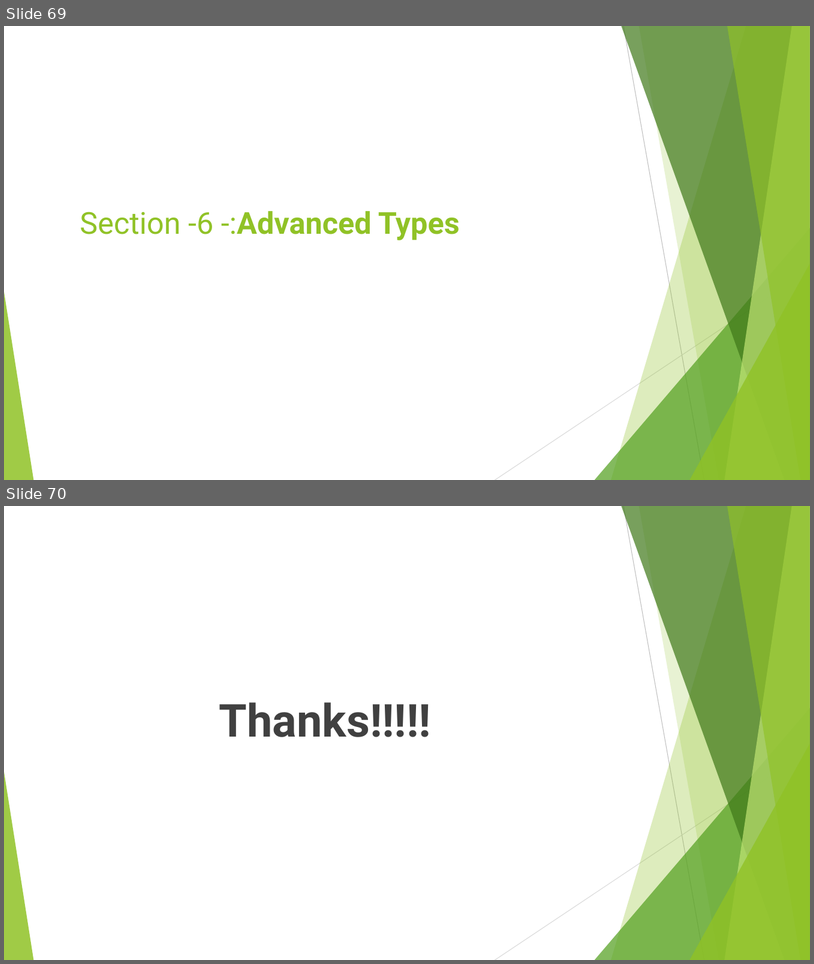
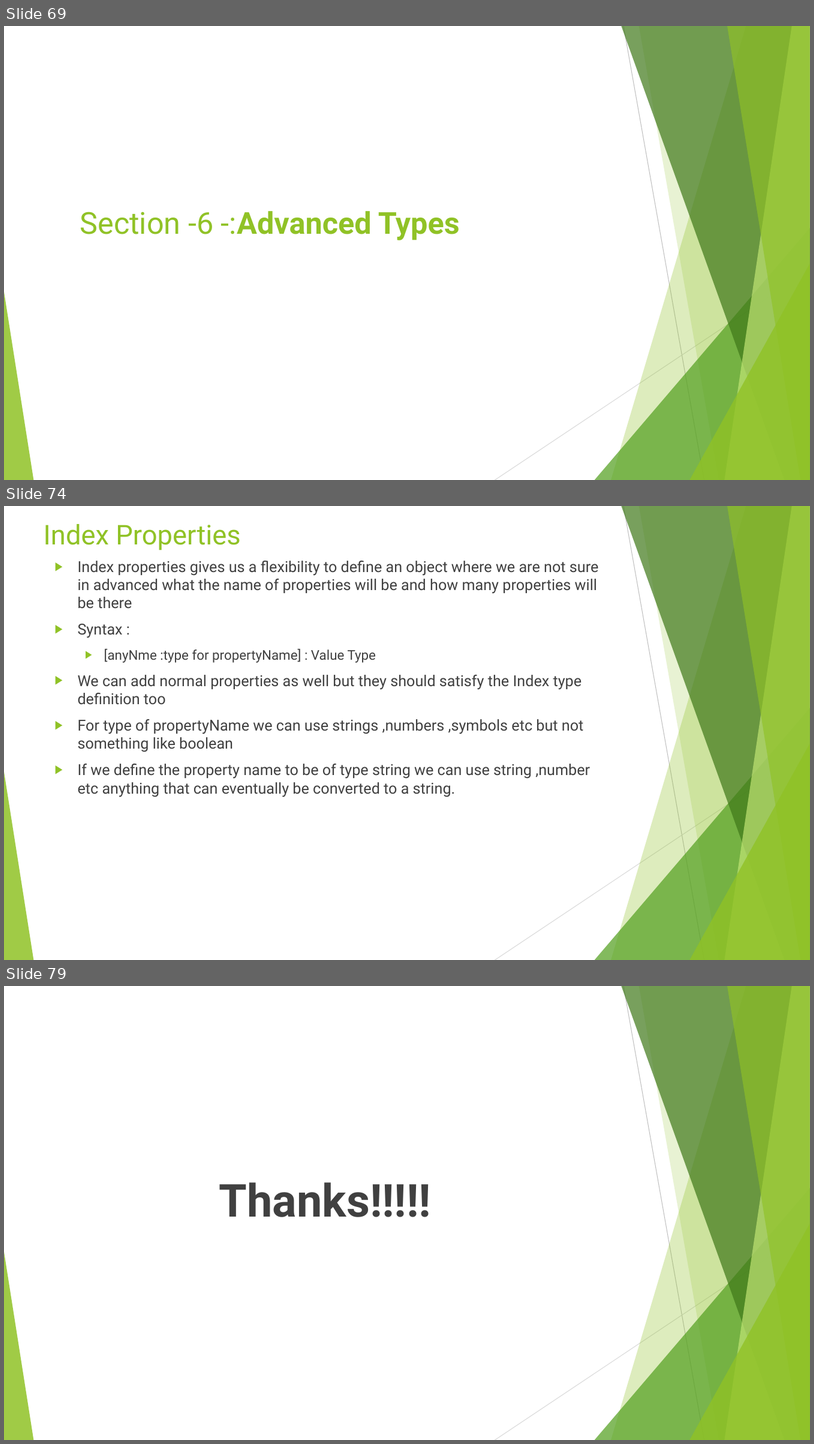
Before and after one commit to rudhrainfogain/TypeScript, a slide deck: PPT/TypeScriptv6.pptx. Shown one above the other, each under a label of ours: slides 69 and 70 before the commit, slides 69, 74 and 79 after it; the slides between them are not shown. The pictures are 814x964 and 814x1444 pixels, drawn with LibreOffice and Linux fonts; fonts in the diff are those of the drawing. Boxes give left, top, right and bottom in pixels: in the first picture for what was removed or moved away, otherwise in the second. Text is boxed around its words. In the diff, an @@ line names an element or a change of style, - is before the commit and + after.

Commit message:
AdvancedTypes Complete Code

```diff
--- a/PPT/TypeScriptv6.pptx
+++ b/PPT/TypeScriptv6.pptx
@@ slide 74 added at box(4, 506, 810, 960), background #FFFFFF; not listed: 10 template elements that a slide beside it also shows @@
@@ title added at box(44, 524, 241, 550), 32.4 pt, text #90C226 @@
+Index Properties
@@ text added at box(78, 561, 599, 797), 18 pt, text #404040 @@
+▶ Index properties gives us a flexibility to define an object where we are not sure in advanced what the name of properties will be and how many properties will be there
+▶ Syntax :
+  ▶ [anyNme :type for propertyName] : Value Type
+▶ We can add normal properties as well but they should satisfy the Index type definition too
+▶ For type of propertyName we can use strings ,numbers ,symbols etc but not something like boolean
+▶ If we define the property name to be of type string we can use string ,number etc anything that can eventually be converted to a string.
@@ what was slide 70 is now slide 79 @@
```
Also in this commit, not shown: 8 other slides added, 3 other files.
